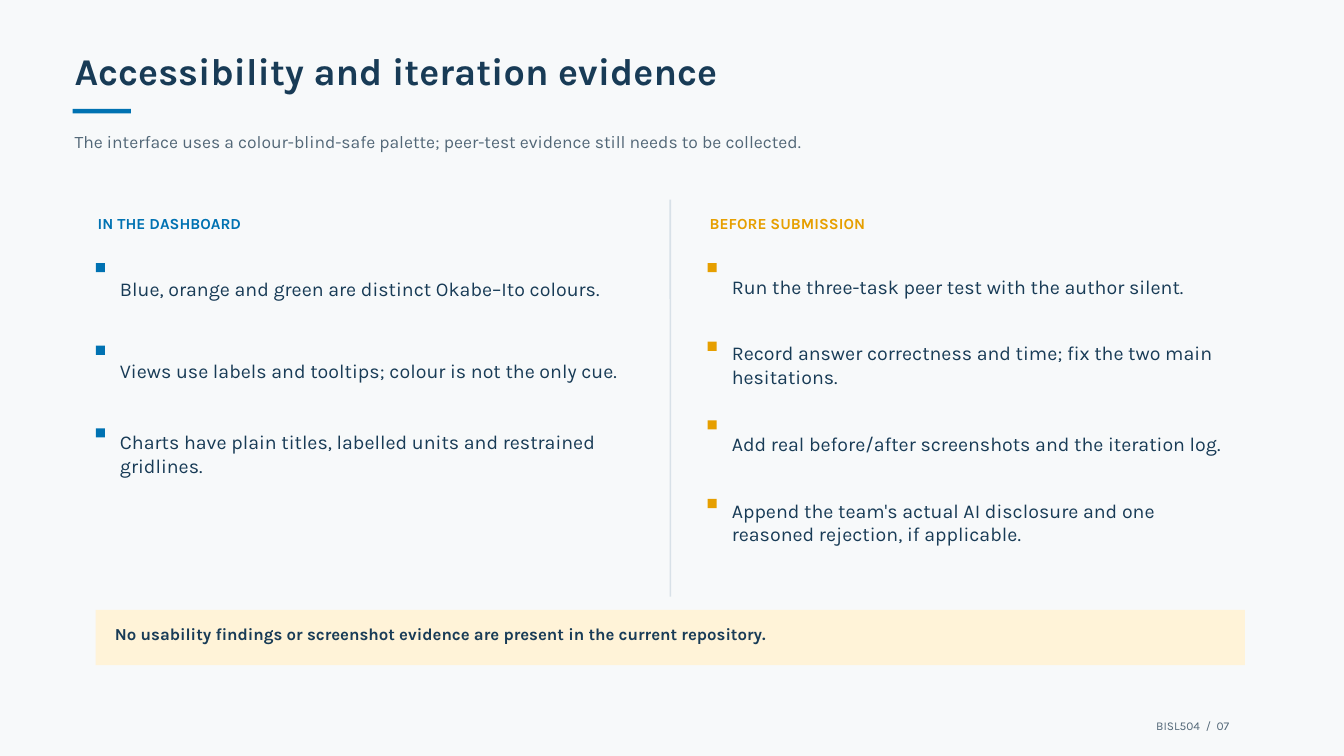
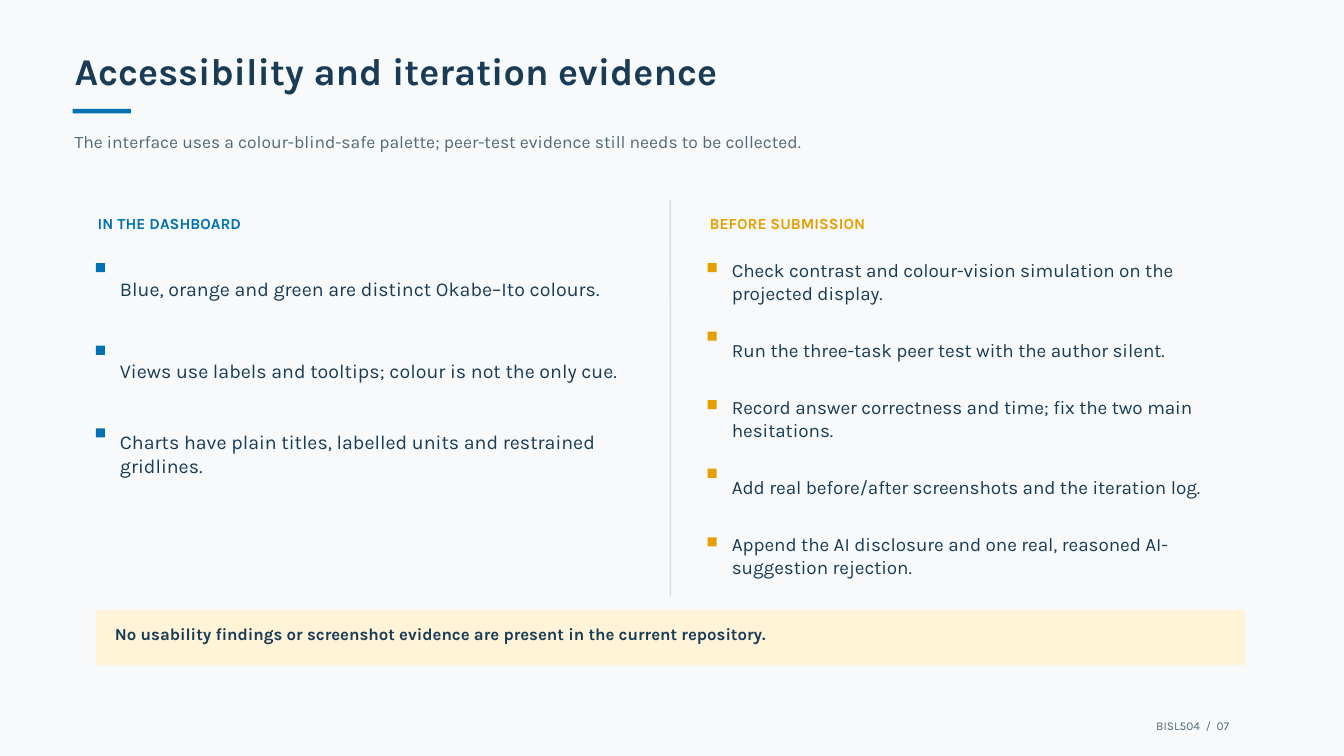
Before and after one commit to pranav-326/FossilElectric, a slide deck: slide 7 of BISL504_Final_Project_Presentation.pptx. Drawn at 1344x756 pixels with LibreOffice and Linux fonts; fonts in the diff are those of the drawing. Boxes give left, top, right and bottom in pixels: in the first picture for what was removed or moved away, otherwise in the second. Text is boxed around its words. In the diff, an @@ line names an element or a change of style, - is before the commit and + after.

```diff
--- a/BISL504_Final_Project_Presentation.pptx
+++ b/BISL504_Final_Project_Presentation.pptx
@@ text added at (732, 264, 1173, 305), 13.5 pt, text #183B56 @@
+Check contrast and colour-vision simulation on the projected display.
@@ size 14 to 13.5 pt in 3 elements at (732, 480, 1201, 499), (732, 401, 1192, 438), (732, 344, 1165, 362) @@
@@ text "Run the three-task peer test ...": place and size @@
-text "Run the three-task peer test ..." at (732, 280, 1183, 299)
+text "Run the three-task peer test ..." at (732, 344, 1165, 362)
@@ rectangle: place and size @@
-rectangle at (708, 342, 717, 351)
+rectangle at (708, 332, 717, 341)
@@ text "Record answer correctness and time; ...": place and size @@
-text "Record answer correctness and time; ..." at (732, 346, 1212, 385)
+text "Record answer correctness and time; ..." at (732, 401, 1192, 438)
@@ rectangle: place and size @@
-rectangle at (708, 420, 717, 430)
+rectangle at (708, 400, 717, 409)
@@ rectangle: place and size @@
-rectangle at (708, 499, 717, 508)
+rectangle at (708, 469, 717, 478)
@@ text "Add real before/after screenshots and ...": place and size @@
-text "Add real before/after screenshots and ..." at (732, 436, 1221, 456)
+text "Add real before/after screenshots and ..." at (732, 480, 1201, 499)
@@ rectangle added at (708, 537, 717, 546), fill #E69F00 @@
@@ text at (732, 538, 1168, 579): text changed; size 14 to 13.5 pt @@
-Append the team's actual AI disclosure and one reasoned rejection, if applicable.
+Append the AI disclosure and one real, reasoned AI-suggestion rejection.
```
Also in this commit, not shown: 1 other slide changed, 1 slide added, 1 slide removed, 11 other files.
